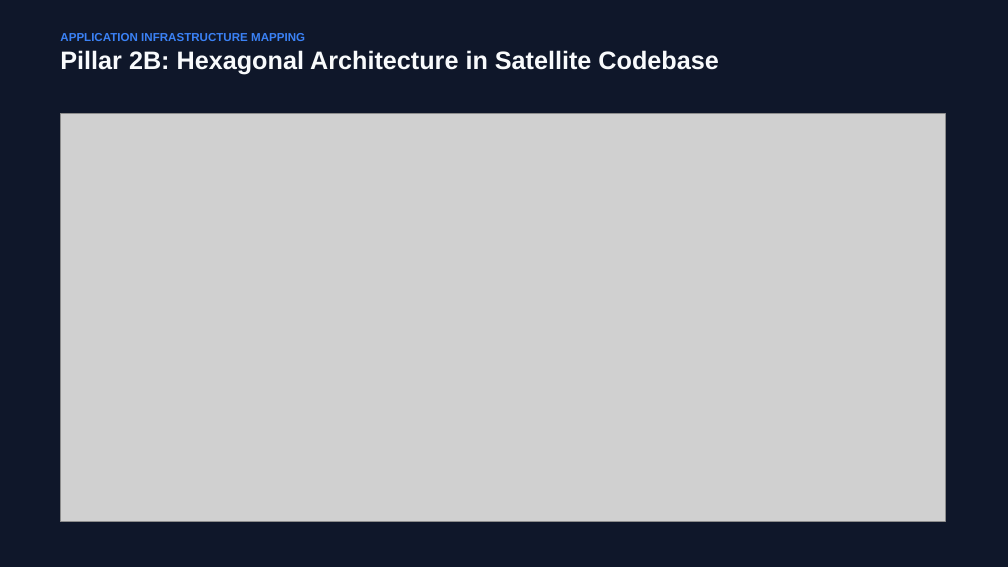
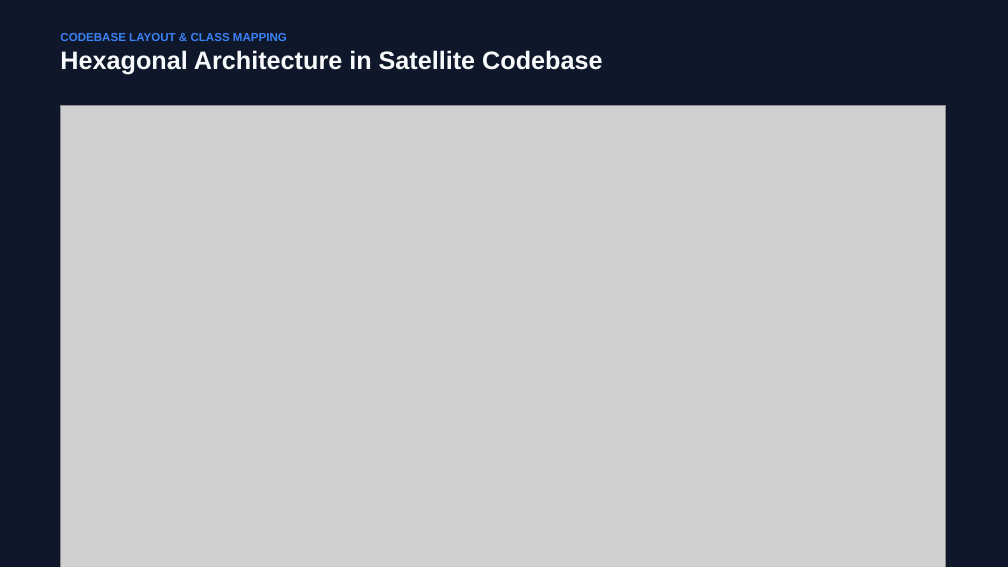
Before and after one commit to hykuBipin/DDD_HEXAGONAL_ARCHUNIT_NEW, a slide deck: slide 5 of Satellite_Architecture_DDD_Hexagonal_ArchUnit.pptx. Drawn at 1008x567 pixels with LibreOffice and Linux fonts; fonts in the diff are those of the drawing; grey boxes stand for pictures. Boxes give left, top, right and bottom in pixels: in the first picture for what was removed or moved away, otherwise in the second. Text is boxed around its words. In the diff, an @@ line names an element or a change of style, - is before the commit and + after.

```diff
--- a/Satellite_Architecture_DDD_Hexagonal_ArchUnit.pptx
+++ b/Satellite_Architecture_DDD_Hexagonal_ArchUnit.pptx
@@ text at (60, 33, 602, 74): text changed @@
-APPLICATION INFRASTRUCTURE MAPPING
-Pillar 2B: Hexagonal Architecture in Satellite Codebase
+CODEBASE LAYOUT & CLASS MAPPING
+Hexagonal Architecture in Satellite Codebase
@@ picture: place and size @@
-picture at (60, 113, 945, 522)
+picture at (60, 106, 945, 567)
```
Also in this commit, not shown: 3 other slides changed, 3 slides added, 6 slides removed, 7 other files.
